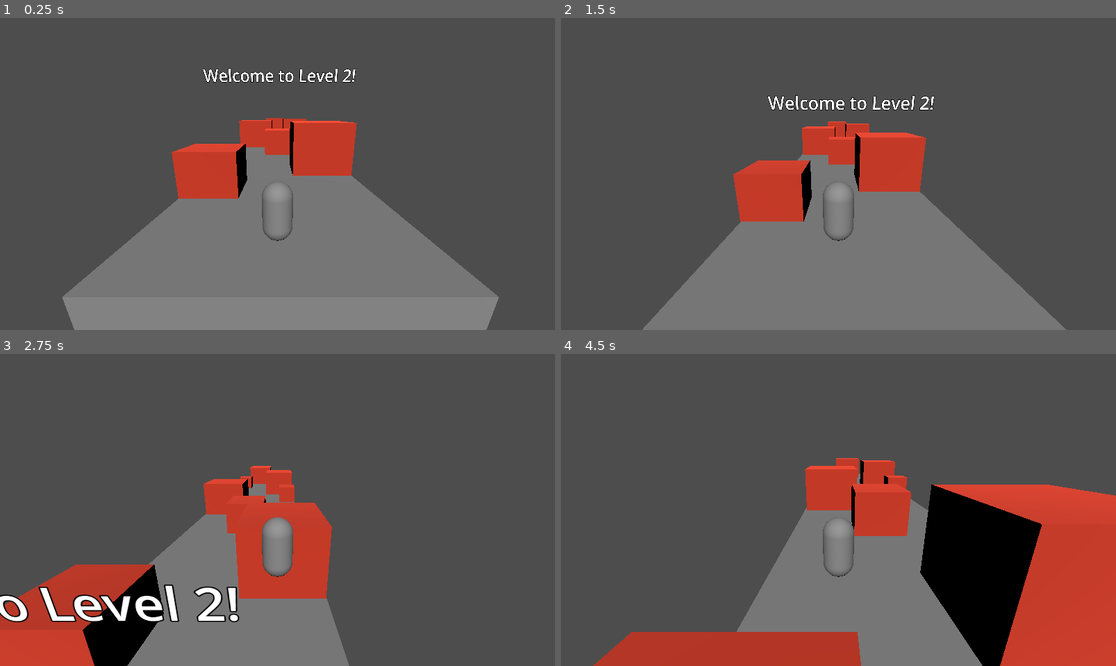
Above: before the commit, frames 1-4 (two rows, left to right).
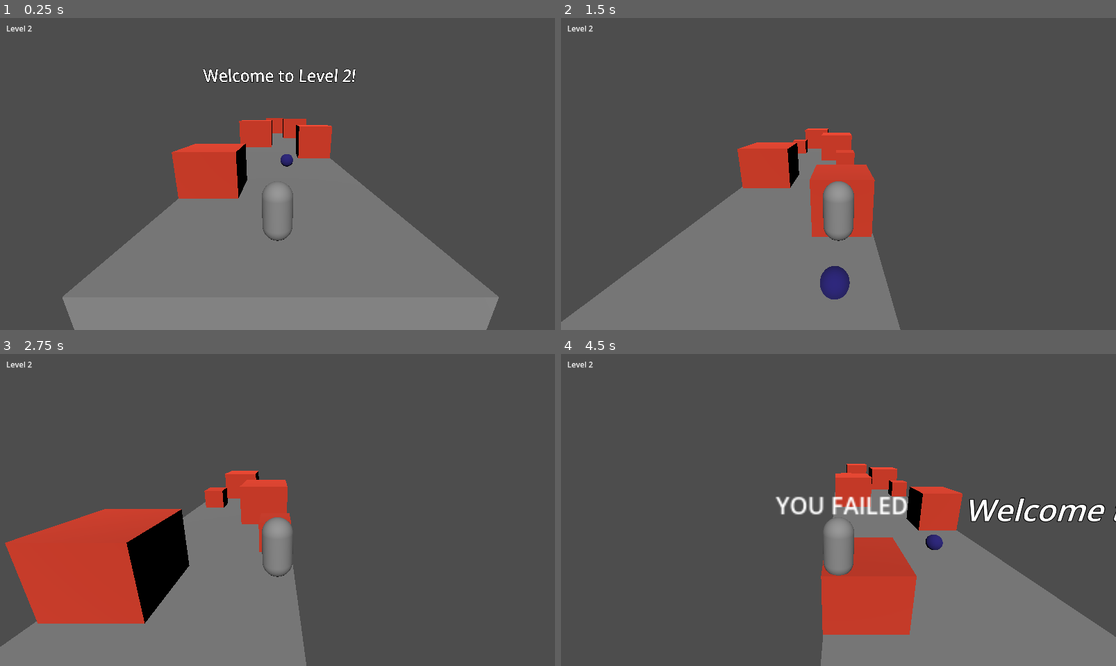
Above: after the commit, the same moments.

Repository: erunzd/GameDev
Game: Godot game, scene res://scenes/level_2.tscn
Same seed, same stepped clock (60 frames per second), same inputs: the game is played once before the commit and once after it. This scene is started directly instead of the project's main scene.
Inputs:
- Up to frame 1 (0.25 s): no input
- Up to frame 2 (1.5 s): tap Enter (ui_accept) at 0.5, 0.6, 0.77, 1.07, 1.35 s; hold Right (ui_right) 0.53-1.28 s; hold Left (ui_left) from 1.28 s (still down)
- Up to frame 3 (2.75 s): tap Enter (ui_accept) at 1.52, 1.82, 2.1 s; release Left (ui_left) at 2.03 s; hold Right (ui_right) from 2.03 s (still down)
- Up to frame 4 (4.5 s): tap Enter (ui_accept) at 2.85, 3.02, 3.32, 3.6, 3.77, 4.07, 4.35 s; release Right (ui_right) at 3.53 s; hold Left (ui_left) from 3.53 s (still down)

The runs differ from the first frame. In frame 1, 1.8% of the frame differs, in the area x 1-65%, y 2-51%; in frame 2, 21%; in frame 3, 18%; in frame 4, 34%, in the area x 1-100%, y 2-100%.

Commit message:
week3 act 1 and 2

Diff:
--- /dev/null
+++ b/game-dev/scenes/enemy.tscn
@@ -0,0 +1,43 @@
+[gd_scene format=3 uid="uid://btldx3ml03311"]
+
+[ext_resource type="Script" uid="uid://b5efrge6wb1yn" path="res://scripts/enemy.gd" id="1_7p1mj"]
+[ext_resource type="AudioStream" uid="uid://coe51f0mwjubu" path="res://sounds/fail.mp3" id="2_md0e3"]
+
+[sub_resource type="SphereShape3D" id="SphereShape3D_8tegq"]
+
+[sub_resource type="StandardMaterial3D" id="StandardMaterial3D_7p1mj"]
+albedo_color = Color(0.14920747, 0.117708765, 0.47532243, 1)
+
+[sub_resource type="SphereMesh" id="SphereMesh_md0e3"]
+
+[sub_resource type="SphereShape3D" id="SphereShape3D_7p1mj"]
+radius = 3.0
+
+[sub_resource type="SphereShape3D" id="SphereShape3D_md0e3"]
+radius = 0.6220032
+
+[node name="enemy" type="CharacterBody3D" unique_id=915949952]
+script = ExtResource("1_7p1mj")
+
+[node name="CollisionShape3D" type="CollisionShape3D" parent="." unique_id=44735033]
+shape = SubResource("SphereShape3D_8tegq")
+
+[node name="MeshInstance3D" type="MeshInstance3D" parent="." unique_id=1604430747]
+material_override = SubResource("StandardMaterial3D_7p1mj")
+mesh = SubResource("SphereMesh_md0e3")
+
+[node name="DetectionArea" type="Area3D" parent="." unique_id=442757968]
+
+[node name="CollisionShape3D" type="CollisionShape3D" parent="DetectionArea" unique_id=762471657]
+shape = SubResource("SphereShape3D_7p1mj")
+
+[node name="KillArea" type="Area3D" parent="." unique_id=791136712]
+
+[node name="CollisionShape3D" type="CollisionShape3D" parent="KillArea" unique_id=1006499480]
+shape = SubResource("SphereShape3D_md0e3")
+
+[node name="FailSound" type="AudioStreamPlayer3D" parent="." unique_id=2057182705]
+stream = ExtResource("2_md0e3")
+
+[connection signal="body_entered" from="DetectionArea" to="." method="_on_detection_area_body_entered"]
+[connection signal="body_entered" from="KillArea" to="." method="_on_kill_area_body_entered"]
--- a/game-dev/scenes/level_1.tscn
+++ b/game-dev/scenes/level_1.tscn
@@ -57,4 +57,23 @@
 transform = Transform3D(1, 0, 0, 0, -0.00078539446, -0.9999997, 0, 0.9999997, -0.00078539446, -0.009580612, 4.5686755, 0.17683601)
 shape = SubResource("BoxShape3D_5xbjy")
 
+[node name="CanvasLayer" type="CanvasLayer" parent="." unique_id=1451886733]
+
+[node name="HUD_Label" type="Label" parent="CanvasLayer" unique_id=1968458490]
+offset_left = 13.0
+offset_top = 10.0
+offset_right = 67.0
+offset_bottom = 33.0
+text = "Level 1"
+
+[node name="FailLabel" type="Label" parent="CanvasLayer" unique_id=283974168]
+visible = false
+offset_left = 446.00003
+offset_top = 279.0
+offset_right = 538.0
+offset_bottom = 302.0
+scale = Vector2(3, 3)
+text = "YOU FAILED"
+uppercase = true
+
 [connection signal="body_entered" from="Finish" to="Finish" method="_on_body_entered"]
--- a/game-dev/scenes/level_2.tscn
+++ b/game-dev/scenes/level_2.tscn
@@ -4,6 +4,7 @@
 [ext_resource type="Script" uid="uid://0skm0qsl6cms" path="res://scripts/player.gd" id="2_eqxsl"]
 [ext_resource type="PackedScene" uid="uid://dgfbmmlwfjhmf" path="res://scenes/trap.tscn" id="3_b4j7a"]
 [ext_resource type="Script" uid="uid://biirykxqsa2rx" path="res://scenes/level2-text.gd" id="4_eqxsl"]
+[ext_resource type="PackedScene" uid="uid://btldx3ml03311" path="res://scenes/enemy.tscn" id="5_wo48x"]
 
 [sub_resource type="BoxShape3D" id="BoxShape3D_gkh53"]
 size = Vector3(10, 1, 50)
@@ -34,10 +35,7 @@
 transform = Transform3D(3, 0, 0, 0, 3, 0, 0, 0, 3, -3.5174656, 1.3299184, 17.775862)
 
 [node name="Trap2" parent="." unique_id=1837719462 instance=ExtResource("3_b4j7a")]
-transform = Transform3D(4, 0, 0, 0, 4, 0, 0, 0, 4, 2.9710722, 2.0183115, 13.369868)
-
-[node name="Trap3" parent="." unique_id=1314779183 instance=ExtResource("3_b4j7a")]
-transform = Transform3D(3, 0, 0, 0, 3, 0, 0, 0, 3, 0.12594938, 1.5159659, 6.2155523)
+transform = Transform3D(3, 0, 0, 0, 3, 0, 0, 0, 3, 3.3982677, 2.0183115, 8.2558365)
 
 [node name="Trap4" parent="." unique_id=794347456 instance=ExtResource("3_b4j7a")]
 transform = Transform3D(4, 0, 0, 0, 4, 0, 0, 0, 4, -2.8351207, 1.7961028, 0.5651741)
@@ -67,3 +65,25 @@
 font_size = 100
 outline_size = 10
 script = ExtResource("4_eqxsl")
+
+[node name="CanvasLayer" type="CanvasLayer" parent="." unique_id=1892338419]
+
+[node name="HUD_Label" type="Label" parent="CanvasLayer" unique_id=556685369]
+offset_left = 13.0
+offset_top = 10.0
+offset_right = 67.0
+offset_bottom = 33.0
+text = "Level 2"
+
+[node name="FailLabel" type="Label" parent="CanvasLayer" unique_id=1617468045]
+visible = false
+offset_left = 446.00003
+offset_top = 279.0
+offset_right = 538.0
+offset_bottom = 302.0
+scale = Vector2(3, 3)
+text = "YOU FAILED"
+uppercase = true
+
+[node name="enemy" parent="." unique_id=915949952 instance=ExtResource("5_wo48x")]
+transform = Transform3D(1, 0, 0, 0, 1, 0, 0, 0, 1, 0.16391921, 1.3881435, 12.924013)
--- a/game-dev/scenes/player.tscn
+++ b/game-dev/scenes/player.tscn
@@ -1,4 +1,6 @@
 [gd_scene format=3 uid="uid://cxabcolidkvvh"]
+
+[ext_resource type="AudioStream" uid="uid://droo0v3yn13i2" path="res://sounds/jump.mp3" id="1_3vyb7"]
 
 [sub_resource type="CapsuleShape3D" id="CapsuleShape3D_u8vuu"]
 
@@ -14,3 +16,6 @@
 
 [node name="Camera3D" type="Camera3D" parent="." unique_id=1071151556]
 transform = Transform3D(1, 0, 0, 0, 0.9603132, 0.2789241, 0, -0.2789241, 0.9603132, 0, 3, 6)
+
+[node name="JumpSound" type="AudioStreamPlayer3D" parent="." unique_id=1769358199]
+stream = ExtResource("1_3vyb7")
--- a/game-dev/scenes/trap.tscn
+++ b/game-dev/scenes/trap.tscn
@@ -1,6 +1,7 @@
 [gd_scene format=3 uid="uid://dgfbmmlwfjhmf"]
 
 [ext_resource type="Script" uid="uid://dyc3rfamh5tp5" path="res://scripts/trap.gd" id="1_npg1n"]
+[ext_resource type="AudioStream" uid="uid://coe51f0mwjubu" path="res://sounds/fail.mp3" id="2_62q8x"]
 
 [sub_resource type="BoxShape3D" id="BoxShape3D_npg1n"]
 
@@ -19,4 +20,7 @@
 mesh = SubResource("BoxMesh_62q8x")
 surface_material_override/0 = SubResource("StandardMaterial3D_npg1n")
 
+[node name="FailSound" type="AudioStreamPlayer3D" parent="." unique_id=1831591294]
+stream = ExtResource("2_62q8x")
+
 [connection signal="body_entered" from="." to="." method="_on_body_entered"]
--- /dev/null
+++ b/game-dev/scripts/area_3d.gd
@@ -0,0 +1,6 @@
+extends Area3D
+
+
+func _on_body_entered(body):
+	if body.name == "Player":
+		print("Player detected!")
--- /dev/null
+++ b/game-dev/scripts/enemy.gd
@@ -0,0 +1,61 @@
+extends CharacterBody3D
+
+@export var patrol_speed = 2.0
+@export var chase_speed = 6.0
+@export var patrol_distance = 5.0
+
+var start_position
+var direction = 1
+
+var player = null
+var is_chasing = false
+
+func _ready():
+	start_position = global_position
+
+func _physics_process(delta):
+
+	if is_chasing and player != null:
+		# Chase player
+		var dir = (player.global_position - global_position).normalized()
+		velocity.x = dir.x * chase_speed
+		velocity.z = dir.z * chase_speed
+	else:
+		# Patrol left and right
+		velocity.x = patrol_speed * direction
+		velocity.z = 0
+
+		if global_position.x > start_position.x + patrol_distance:
+			direction = -1
+		elif global_position.x < start_position.x - patrol_distance:
+			direction = 1
+
+	# Apply gravity
+	if not is_on_floor():
+		velocity.y -= 9.8 * delta
+
+	move_and_slide()
+
+func _on_detection_area_body_entered(body):
+	if body.name == "Player":
+		player = body
+		is_chasing = true
+		print("ENTERED:", body.name)
+
+func _on_detection_area_body_exited(body):
+	if body.name == "Player":
+		player = null
+		is_chasing = false
+
+func _on_body_entered(body):
+	if body.name == "Player":
+		get_tree().reload_current_scene()
+
+func _on_kill_area_body_entered(body: Node3D) -> void:
+	if body.name == "Player":
+		print("Player hit!")
+		var ui = get_tree().get_current_scene().get_node("CanvasLayer/FailLabel")
+		ui.visible = true
+		$FailSound.play()
+		await get_tree().create_timer(1.5).timeout
+		get_tree().reload_current_scene()
--- a/game-dev/scripts/player.gd
+++ b/game-dev/scripts/player.gd
@@ -17,6 +17,7 @@
 	# Jump
 	if Input.is_action_just_pressed("ui_accept") and is_on_floor():
 		velocity.y = jump_velocity
+		$JumpSound.play()
 
 	# Gravity
 	if not is_on_floor():
@@ -30,3 +31,7 @@
 	# Restart if player falls
 	if position.y < -10:
 		get_tree().reload_current_scene()
+
+
+func _on_detection_area_body_entered(body: Node3D) -> void:
+	pass # Replace with function body.
--- a/game-dev/scripts/trap.gd
+++ b/game-dev/scripts/trap.gd
@@ -2,4 +2,8 @@
 
 func _on_body_entered(body):
 	if body.name == "Player":
+		var ui = get_tree().get_current_scene().get_node("CanvasLayer/FailLabel")
+		ui.visible = true
+		$FailSound.play()
+		await get_tree().create_timer(0.75).timeout
 		get_tree().reload_current_scene()
Not shown, added: game-dev/scripts/area_3d.gd.uid
Not shown, added: game-dev/scripts/enemy.gd.uid
Not shown, added: game-dev/sounds/fail.mp3.import
Not shown, added: game-dev/sounds/jump.mp3.import
Not shown, added: game-dev/sounds/fail.mp3
Not shown, added: game-dev/sounds/jump.mp3
